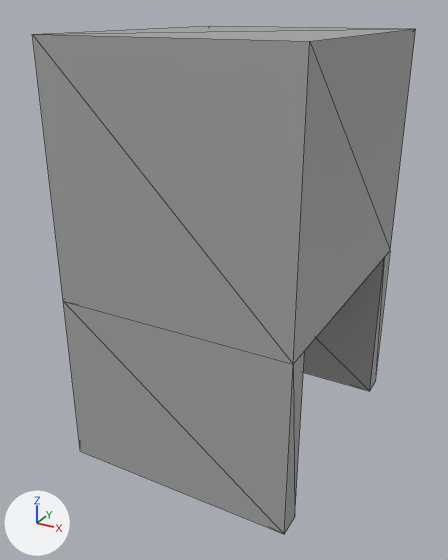
Renders of the glTF model src/assets/bar.glb from each side of a commit.
Camera for both pictures: a 50 mm camera at (2.31, -4.53, 3.67) aimed at (-0.09, -0.18, 1.49). The axes (+X, +Y, +Z) are drawn at lower left. The lights are the same throughout. Mesh edges are drawn as thin lines. Vertices at the same position are counted once.

The first picture shows 'wallup box'.
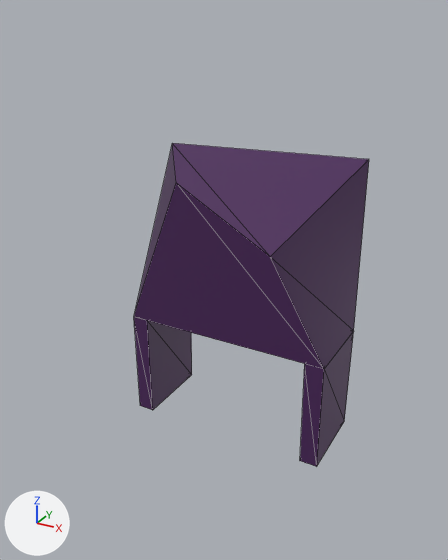
Commit message: add till bar

Boxes (x1, y1, x2, y2) around the edits, measured in the pictures (448 x 560 px):
'wallup box', recoloured, reshaped, moved, turned, rescaled
    before: (32, 26, 415, 534)
    after: (134, 143, 369, 467)

What the commit changed:
Material 'Material.001' (mat_material_001) changes colour from grey #a6a6a6 to dark purple #4a235a; in linear values from (0.381, 0.381, 0.381) to (0.0685, 0.0168, 0.102).
me_cube_005 is used by ob_wallup_box; location (0.0, 0.0, 2.5); scale (1.0, 1.2, 1.0).
me_cube_005 had 22 vertices, 36 faces and spanned x -1.0..1.0, y -1.0..1.0, z -2.5..1.0.
me_cube_005 now has 24 vertices, 36 faces and spans x -1.2..1.01, y -1.01..1.01, z -2.5..0.18.
Part 1, on me_cube_005:
8 vertices are removed from x -1.0..1.0, y -1.0..1.0, z -1.0..1.0.
19 faces are deleted.
6 vertices move from x -1.0..1.0, y -1.0..0.83, z -1.0 to x -1.01..1.01, y -1.01..0.84, z -1.46.
10 vertices are added at x -1.2..1.01, y -1.01..1.01, z -1.46..0.18.
19 new faces join them.
Object 'wallup box' (ob_wallup_box) moves from (0.0, 0.0, 2.5) to (0.0, 0.0, 2.38).
Object 'wallup box' (ob_wallup_box) turns from (0, 0, 0) to (0, 0, 90) degrees about x, y and z.
Object 'wallup box' (ob_wallup_box) is rescaled from (1.0, 1.2, 1.0) to (0.37, 0.941, 0.95).
